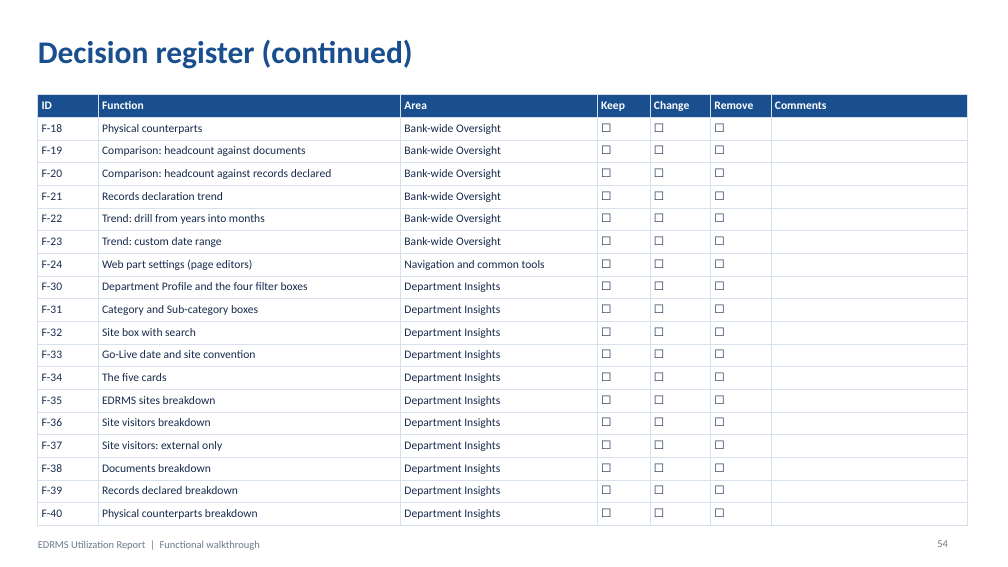
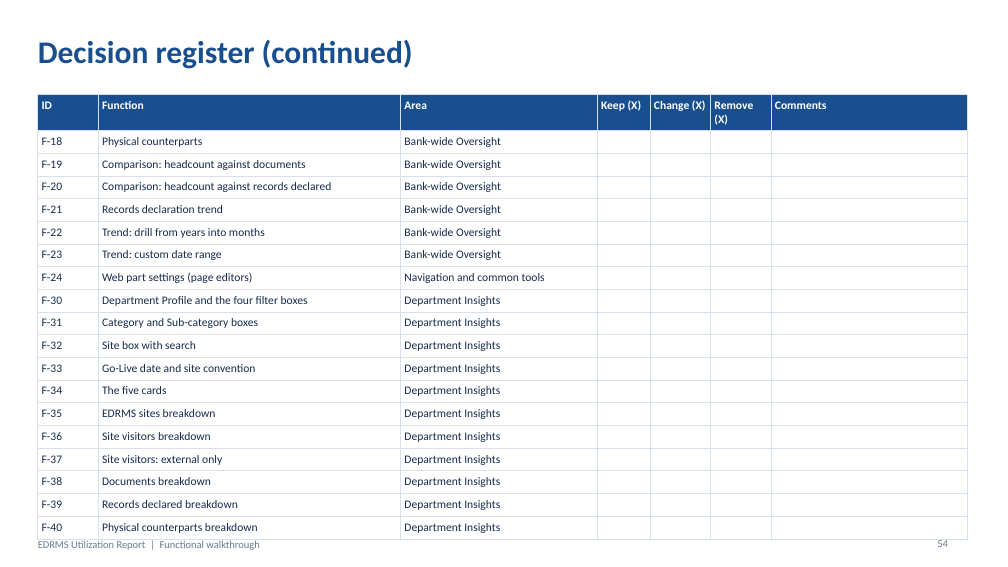
Before and after one commit to perezfiles01-droid/Jim, a slide deck: slide 54 of presentations/EDRMS_Utilization_Report_Walkthrough.pptx. Drawn at 1008x567 pixels with LibreOffice and Linux fonts; fonts in the diff are those of the drawing. Boxes give left, top, right and bottom in pixels: in the first picture for what was removed or moved away, otherwise in the second. Text is boxed around its words. In the diff, an @@ line names an element or a change of style, - is before the commit and + after.

```diff
--- a/presentations/EDRMS_Utilization_Report_Walkthrough.pptx
+++ b/presentations/EDRMS_Utilization_Report_Walkthrough.pptx
@@ table at (38, 95, 968, 537) @@
-row 1: ID | Function | Area | Keep | Change | Remove | Comments
+row 1: ID | Function | Area | Keep (X) | Change (X) | Remove (X) | Comments
-row 2: F-18 | Physical counterparts | Bank-wide Oversight | ☐ | ☐ | ☐ | 
+row 2: F-18 | Physical counterparts | Bank-wide Oversight |  |  |  | 
-row 3: F-19 | Comparison: headcount against documents | Bank-wide Oversight | ☐ | ☐ | ☐ | 
+row 3: F-19 | Comparison: headcount against documents | Bank-wide Oversight |  |  |  | 
-row 4: F-20 | Comparison: headcount against records declared | Bank-wide Oversight | ☐ | ☐ | ☐ | 
+row 4: F-20 | Comparison: headcount against records declared | Bank-wide Oversight |  |  |  | 
-row 5: F-21 | Records declaration trend | Bank-wide Oversight | ☐ | ☐ | ☐ | 
+row 5: F-21 | Records declaration trend | Bank-wide Oversight |  |  |  | 
-row 6: F-22 | Trend: drill from years into months | Bank-wide Oversight | ☐ | ☐ | ☐ | 
+row 6: F-22 | Trend: drill from years into months | Bank-wide Oversight |  |  |  | 
-row 7: F-23 | Trend: custom date range | Bank-wide Oversight | ☐ | ☐ | ☐ | 
+row 7: F-23 | Trend: custom date range | Bank-wide Oversight |  |  |  | 
-row 8: F-24 | Web part settings (page editors) | Navigation and common tools | ☐ | ☐ | ☐ | 
+row 8: F-24 | Web part settings (page editors) | Navigation and common tools |  |  |  | 
-row 9: F-30 | Department Profile and the four filter boxes | Department Insights | ☐ | ☐ | ☐ | 
+row 9: F-30 | Department Profile and the four filter boxes | Department Insights |  |  |  | 
-row 10: F-31 | Category and Sub-category boxes | Department Insights | ☐ | ☐ | ☐ | 
+row 10: F-31 | Category and Sub-category boxes | Department Insights |  |  |  | 
-row 11: F-32 | Site box with search | Department Insights | ☐ | ☐ | ☐ | 
+row 11: F-32 | Site box with search | Department Insights |  |  |  | 
-row 12: F-33 | Go-Live date and site convention | Department Insights | ☐ | ☐ | ☐ | 
+row 12: F-33 | Go-Live date and site convention | Department Insights |  |  |  | 
-row 13: F-34 | The five cards | Department Insights | ☐ | ☐ | ☐ | 
+row 13: F-34 | The five cards | Department Insights |  |  |  | 
-row 14: F-35 | EDRMS sites breakdown | Department Insights | ☐ | ☐ | ☐ | 
+row 14: F-35 | EDRMS sites breakdown | Department Insights |  |  |  | 
-row 15: F-36 | Site visitors breakdown | Department Insights | ☐ | ☐ | ☐ | 
+row 15: F-36 | Site visitors breakdown | Department Insights |  |  |  | 
-row 16: F-37 | Site visitors: external only | Department Insights | ☐ | ☐ | ☐ | 
+row 16: F-37 | Site visitors: external only | Department Insights |  |  |  | 
-row 17: F-38 | Documents breakdown | Department Insights | ☐ | ☐ | ☐ | 
+row 17: F-38 | Documents breakdown | Department Insights |  |  |  | 
-row 18: F-39 | Records declared breakdown | Department Insights | ☐ | ☐ | ☐ | 
+row 18: F-39 | Records declared breakdown | Department Insights |  |  |  | 
-row 19: F-40 | Physical counterparts breakdown | Department Insights | ☐ | ☐ | ☐ | 
+row 19: F-40 | Physical counterparts breakdown | Department Insights |  |  |  | 
```
Also in this commit, not shown: 44 other slides changed, 1 other file.
